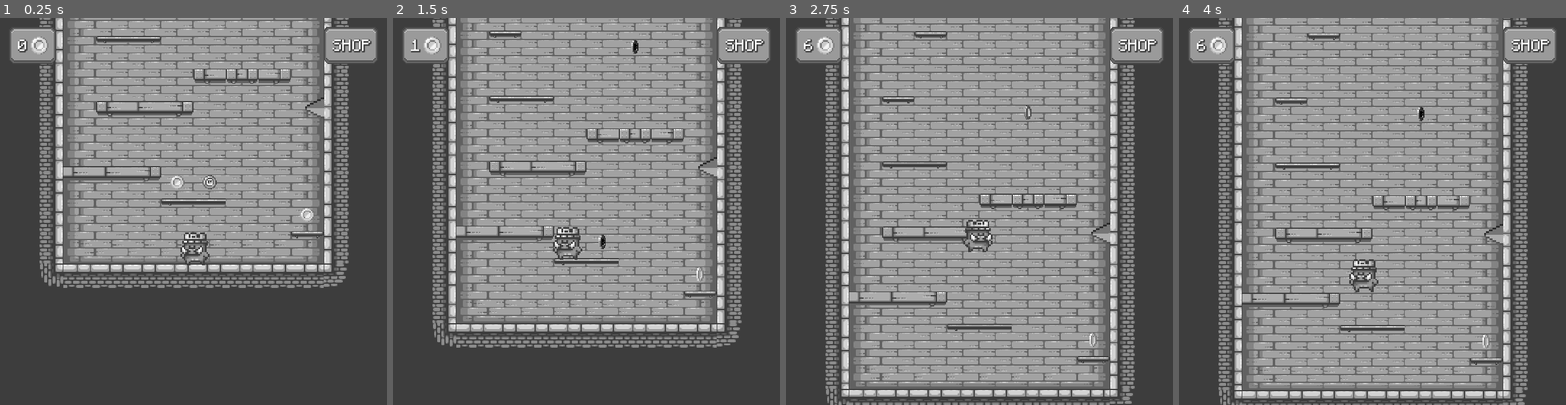
Above: before the commit, frames 1-4 (left to right).
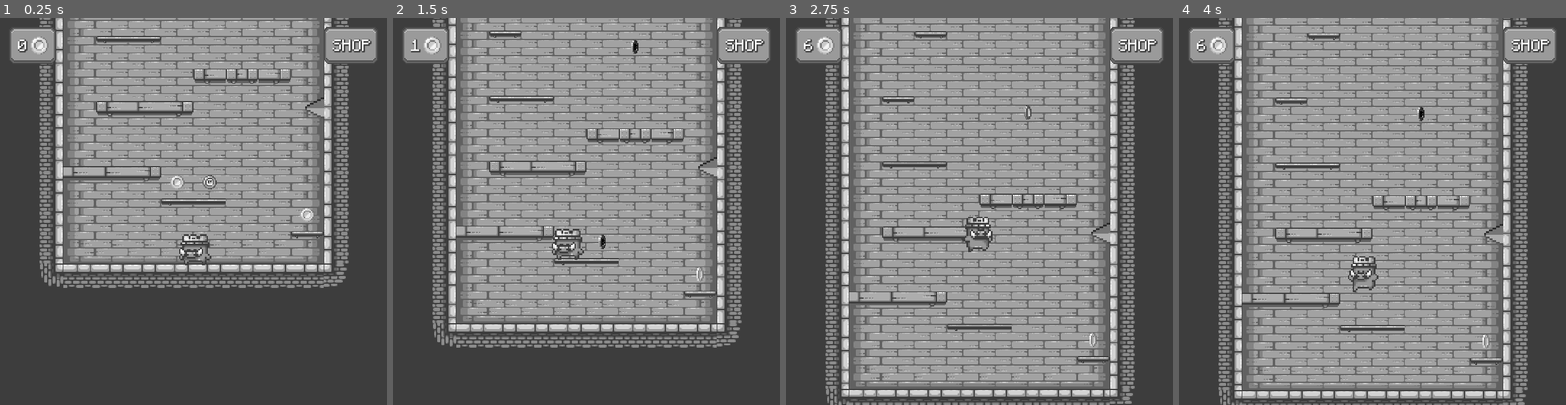
Above: after the commit, the same moments.

Repository: ofknee/the-messenger
Game: Godot game, scene res://scenes/game.tscn
Same seed, same stepped clock (60 frames per second), same inputs: the game is played once before the commit and once after it.
Inputs:
- Up to frame 1 (0.25 s): no input
- Up to frame 2 (1.5 s): tap Q (dead) at 0.6 s; tap Up (jump) at 0.77, 1.07 s; tap Left (walk_l) at 0.8, 1.35 s
- Up to frame 3 (2.75 s): tap Up (jump) at 1.52, 1.82, 2.3 s; tap Right (walk_r) at 1.55, 2.1 s
- Up to frame 4 (4 s): tap Up (jump) at 2.85, 3.02, 3.32, 3.77 s; tap Q (dead) at 3.05, 3.6 s; tap Left (walk_l) at 3.8 s

The runs differ from the first frame. In frame 1, 0.4% of the frame differs, in the area x 46-55%, y 55-64%; in frame 2, 0.4%, in the area x 41-50%, y 54-63%; in frame 3, 0.3%; in frame 4, 0.4%.

Commit message:
land anim yipppepeepepeeee

Diff:
--- a/scenes/player.tscn
+++ b/scenes/player.tscn
@@ -173,7 +173,7 @@
 "duration": 1.0,
 "texture": SubResource("AtlasTexture_oprun")
 }],
-"loop": 1,
+"loop": 0,
 "name": &"idle",
 "speed": 12.0
 }, {
@@ -189,7 +189,7 @@
 "duration": 1.0,
 "texture": SubResource("AtlasTexture_pf23h")
 }],
-"loop": 1,
+"loop": 0,
 "name": &"land",
 "speed": 5.0
 }, {
@@ -230,7 +230,7 @@
 
 [node name="AnimatedSprite2D" type="AnimatedSprite2D" parent="." unique_id=1602055964]
 sprite_frames = SubResource("SpriteFrames_8o121")
-animation = &"idle"
+animation = &"land"
 
 [node name="CollisionShape2D" type="CollisionShape2D" parent="." unique_id=537230496]
 position = Vector2(1, 3)
--- a/scripts/player.gd
+++ b/scripts/player.gd
@@ -8,12 +8,15 @@
 @onready var animated_sprite = $AnimatedSprite2D
 @onready var start_pos = %startPos
 var unlocked = Global.unlocked
-#var unlock_animation = false
-#var unlock_terror = false
+var was_on_floor := false
+var landing := false
+
+
+func _ready() -> void:
+	animated_sprite.animation_finished.connect(_on_animation_finished)
+
 
 func _physics_process(delta: float) -> void:
-	# Add the gravity.
-
 	if Global.dead == true:
 		global_position = start_pos.global_position
 		Global.dead = false
@@ -30,39 +33,53 @@
 		flashlight.visible = true
 		terrorMode.visible = true
 
-
 	if Input.is_action_just_pressed("dead"):
 		unlocked["animation"] = true
 		print("animation unlocked")
-		#else:
-		#	unlock_animation = false
+
+	was_on_floor = is_on_floor()
 
 	if not is_on_floor():
 		velocity += get_gravity() * delta
-		if unlocked["animation"]:
-			animated_sprite.play("fall")
+		if unlocked["animation"] and not landing:
+			if velocity.y < 0:
+				animated_sprite.play("jump")
+			else:
+				animated_sprite.play("fall")
 
-	# Handle jump.
+
 	if Input.is_action_just_pressed("jump") and is_on_floor():
 		velocity.y = JUMP_VELOCITY
 		if unlocked["animation"]:
 			animated_sprite.play("jump")
+	var direction := Input.get_axis("walk_l", "walk_r")
 
-	# Get the input direction and handle the movement/deceleration.
-	var direction := Input.get_axis("walk_l", "walk_r")
 	if direction:
 		velocity.x = direction * SPEED
-		if unlocked["animation"]:
-			animated_sprite.play("run")
-			if direction < 0:
-				animated_sprite.flip_h = false
-			if direction > 0:
-				animated_sprite.flip_h = true
+
+		if direction < 0:
+			animated_sprite.flip_h = false
+		if direction > 0:
+			animated_sprite.flip_h = true
 	else:
 		velocity.x = move_toward(velocity.x, 0, SPEED)
-		if unlocked["animation"]:
-			animated_sprite.play("idle")
-		#if unlock_animation == false:
-			#animated_sprite.stop()
 
 	move_and_slide()
+
+	if not was_on_floor and is_on_floor():
+		if unlocked["animation"]:
+			landing = true
+			animated_sprite.play("land")
+
+	if is_on_floor() and not landing:
+		if direction:
+			if unlocked["animation"]:
+				animated_sprite.play("run")
+		else:
+			if unlocked["animation"]:
+				animated_sprite.play("idle")
+
+
+func _on_animation_finished() -> void:
+	if animated_sprite.animation == "land":
+		landing = false
